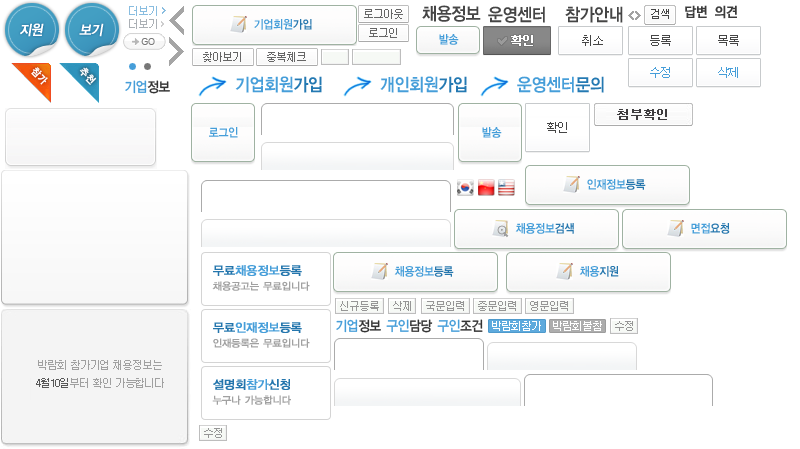
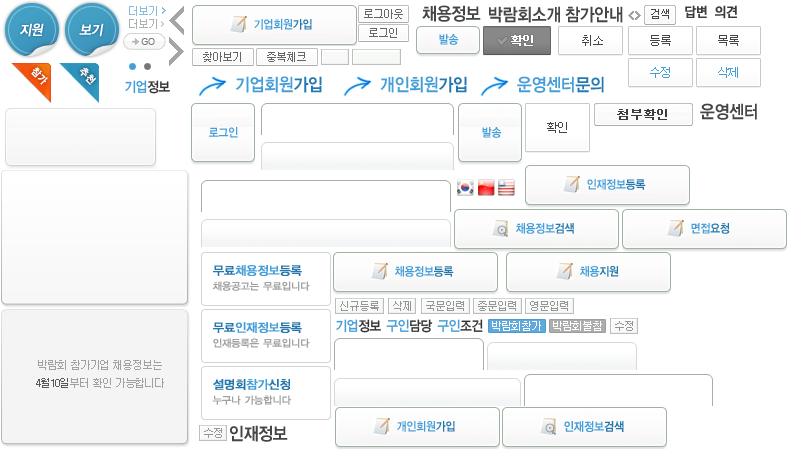
Comparing the layer stacks of the two 800x449 images. Changes:
added layer "운영센터" above "인재정보" over [700, 103, 757, 120]
added layer "인재정보" above "레이어 111 사본" over [230, 425, 288, 442]
added layer "레이어 111 사본" (1st of 2) above "인재정보검색" over [540, 418, 558, 436]
added layer "인재정보검색" above "레이어 109 사본" over [564, 421, 624, 432]
added layer "레이어 109 사본" (1st of 2) above "레이어 59" over [502, 407, 667, 449]
added layer "레이어 59" above "개인회원가입" over [373, 418, 390, 435]
added layer "개인회원가입" (1st of 3) above "레이어 58" over [397, 421, 455, 432]
added layer "레이어 58" above "Layer 4" over [335, 407, 500, 449]
renamed "운영센터" to "박람회소개", painted on it over [488, 6, 560, 23]
